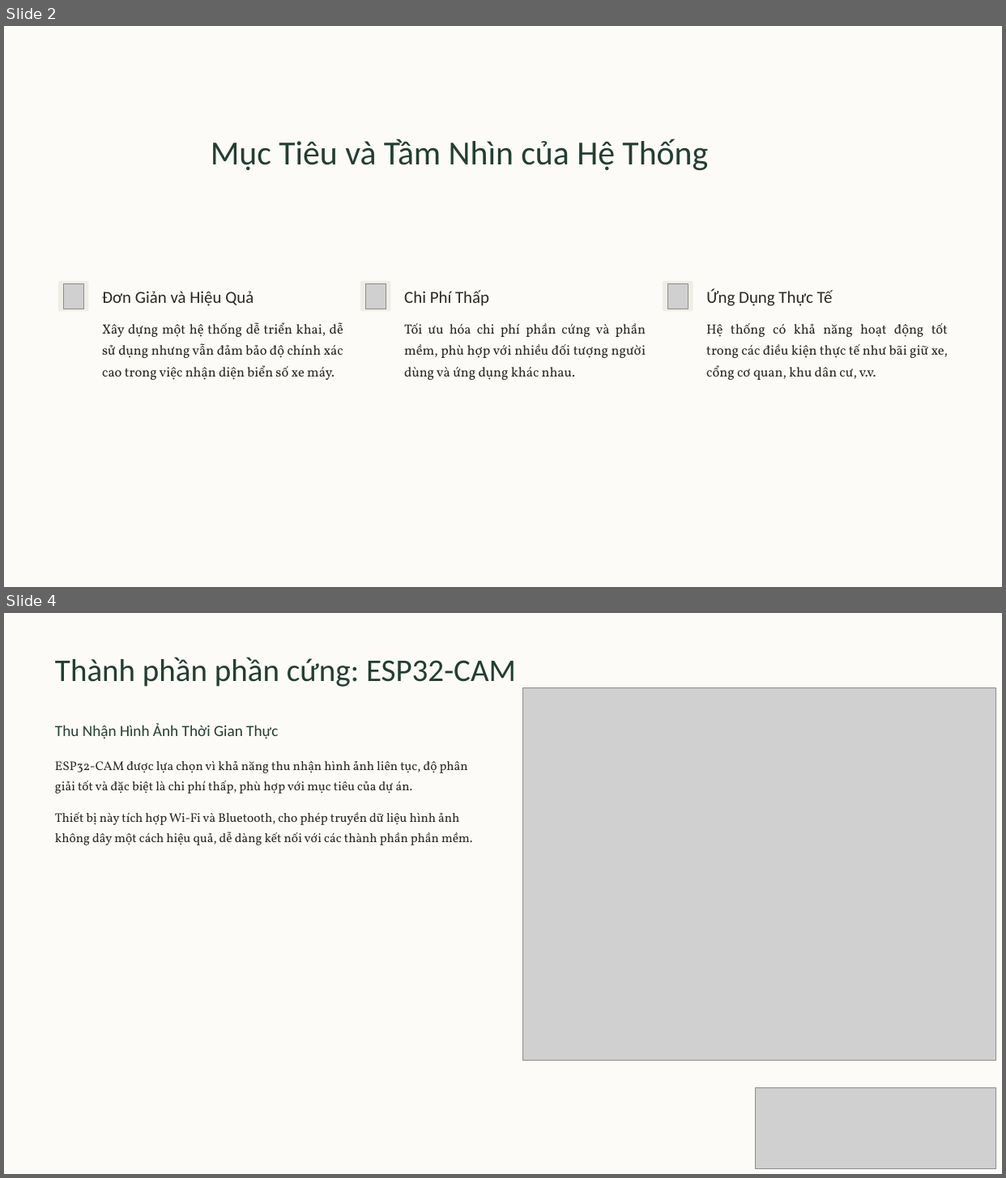
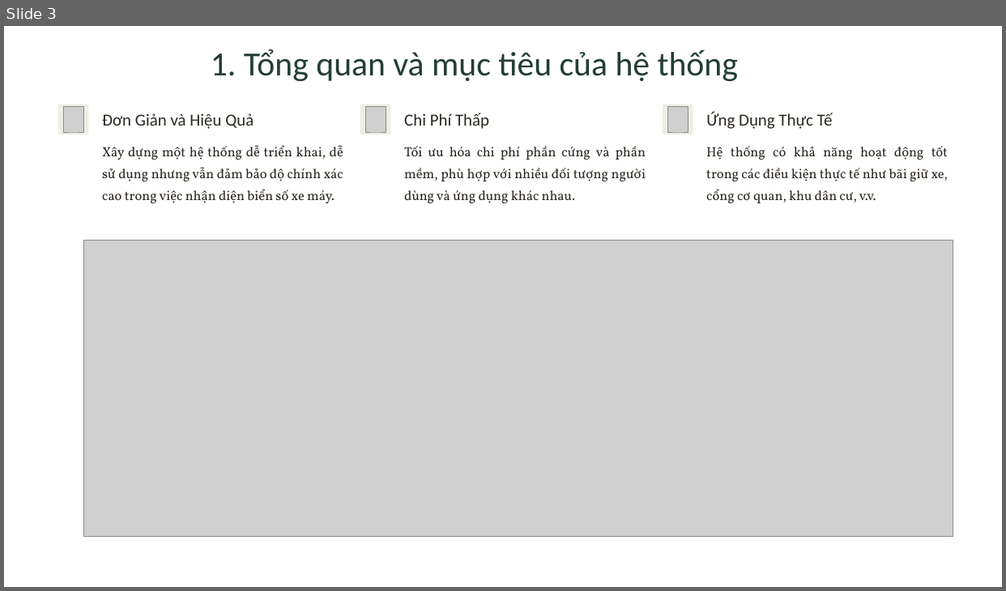
Before and after one commit to MinhTris21/ESP32CAM-FLASK, a slide deck: 21200363 - Nguyễn Minh Trí - THUYẾT TRÌNH.pptx. Shown one above the other, each under a label of ours: slides 2 and 4 before the commit, slide 3 after it; the slides between them are not shown. The pictures are 1006x1178 and 1006x591 pixels, drawn with LibreOffice and Linux fonts; fonts in the diff are those of the drawing; grey boxes stand for pictures. Boxes give left, top, right and bottom in pixels: in the first picture for what was removed or moved away, otherwise in the second. Text is boxed around its words. In the diff, an @@ line names an element or a change of style, - is before the commit and + after.

```diff
--- a/21200363 - Nguyễn Minh Trí - THUYẾT TRÌNH.pptx
+++ b/21200363 - Nguyễn Minh Trí - THUYẾT TRÌNH.pptx
@@ slide 4 removed at [4, 613, 1002, 1174], background #FFFFFF; not listed: 1 template element that a slide beside it also shows @@
@@ text removed at [55, 657, 516, 687] @@
-Thành phần phần cứng: ESP32-CAM
@@ picture removed at [523, 688, 995, 1060] @@
@@ text removed at [55, 723, 278, 739] @@
-Thu Nhận Hình Ảnh Thời Gian Thực
@@ text removed at [55, 761, 468, 794] @@
-ESP32-CAM được lựa chọn vì khả năng thu nhận hình ảnh liên tục, độ phân giải tốt và đặc biệt là chi phí thấp, phù hợp với mục tiêu của dự án.
@@ text removed at [55, 812, 472, 845] @@
-Thiết bị này tích hợp Wi-Fi và Bluetooth, cho phép truyền dữ liệu hình ảnh không dây một cách hiệu quả, dễ dàng kết nối với các thành phần phần mềm.
@@ picture removed at [755, 1088, 996, 1169] @@
@@ what was slide 2 is now slide 3 @@
@@ slide 3 changed as well @@
@@ rectangle removed at [4, 26, 1002, 587] @@
@@ text at [211, 49, 738, 81]: text changed @@
-Mục Tiêu và Tầm Nhìn của Hệ Thống
+1. Tổng quan và mục tiêu của hệ thống
@@ 6 texts, 3 pictures, 3 rounded rectangles: place and size @@
-6 texts, 3 pictures, 3 rounded rectangles at [58, 281, 948, 380]
+6 texts, 3 pictures, 3 rounded rectangles at [58, 104, 948, 203]
@@ picture added at [83, 241, 953, 537] @@
```
Also in this commit, not shown: 8 other slides changed, 5 slides added, 2 other slides removed.
